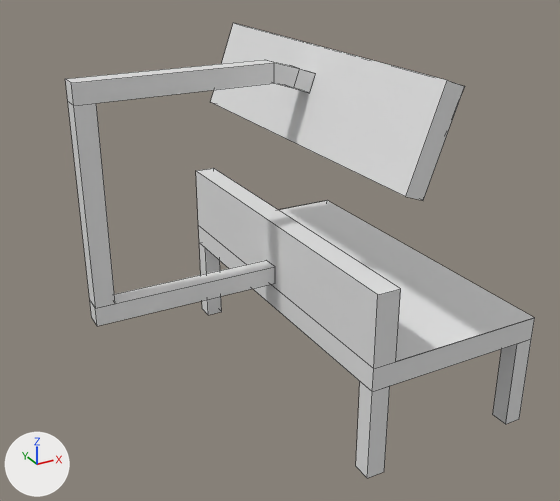
A saved change to the Blender file Assets/Models/task_table.blend.
Before and after are seen from a 50 mm camera at (-9.31, -13.77, 10.0) aimed at (-1.89, -0.27, 3.25). Lighting does not change. The marker at lower left points along +X, +Y and +Z. Mesh edges are drawn as thin lines.

Names of what the first picture shows: 'Leg2', 'Leg3', 'Leg4', 'Monitor', 'MonitorHolder', 'Table', 'Table_Back'.
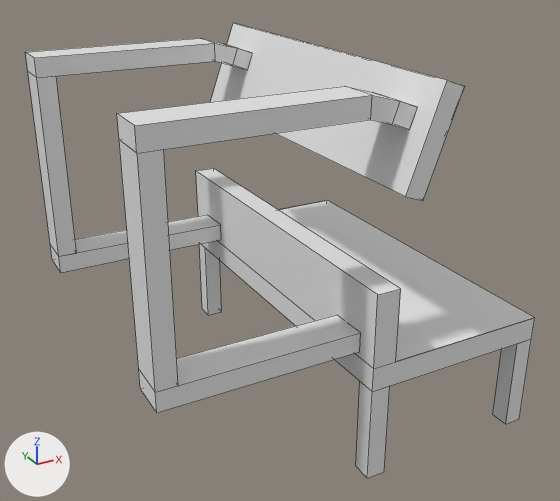
Scene script edits in JSON lines:
```json
{"op": "set", "path": "ob_monitorholder.location", "old": "(-3.97, 0.0, 7.06)", "new": "(-3.97, 3.03, 7.06)"}
{"op": "set", "path": "ob_monitorholder.scale", "old": "(2.0, 0.2, 0.2)", "new": "(2.0, 0.4, 0.2)"}
{"op": "add", "block": "ob_monitorholder_001", "code": ["ob_monitorholder_001 = bpy.data.objects.new('MonitorHolder.001', me_cube_009.copy())  # the mesh of ob_monitorholder", "ob_monitorholder_001.location = (-3.97, -3.11, 7.06)", "ob_monitorholder_001.scale = (2.0, 0.4, 0.2)"]}
```

Pixel boxes [x1, y1, x2, y2] of what changed, in the pictures (560 x 501 px):
```json
{"object": "MonitorHolder.001", "change": "added", "after": [117, 86, 417, 413]}
{"object": "MonitorHolder", "change": "moved, rescaled", "before": [65, 60, 315, 326], "after": [25, 38, 252, 272], "on screen": "9% narrower, 12% shorter"}
```
